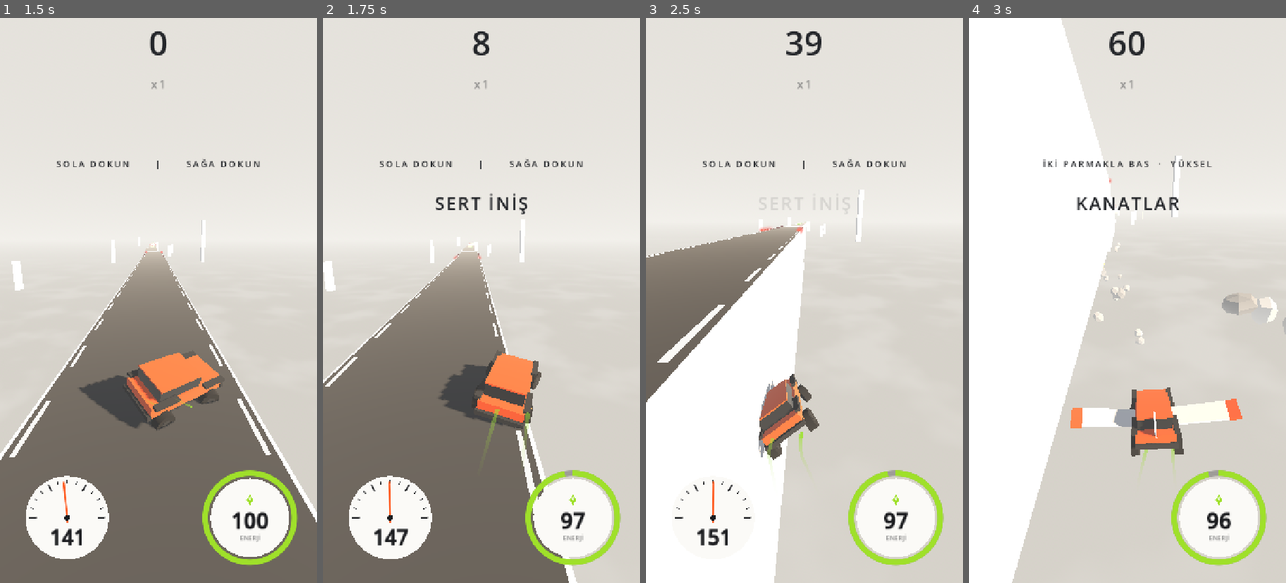
Above: before the commit, frames 1-4 (left to right).
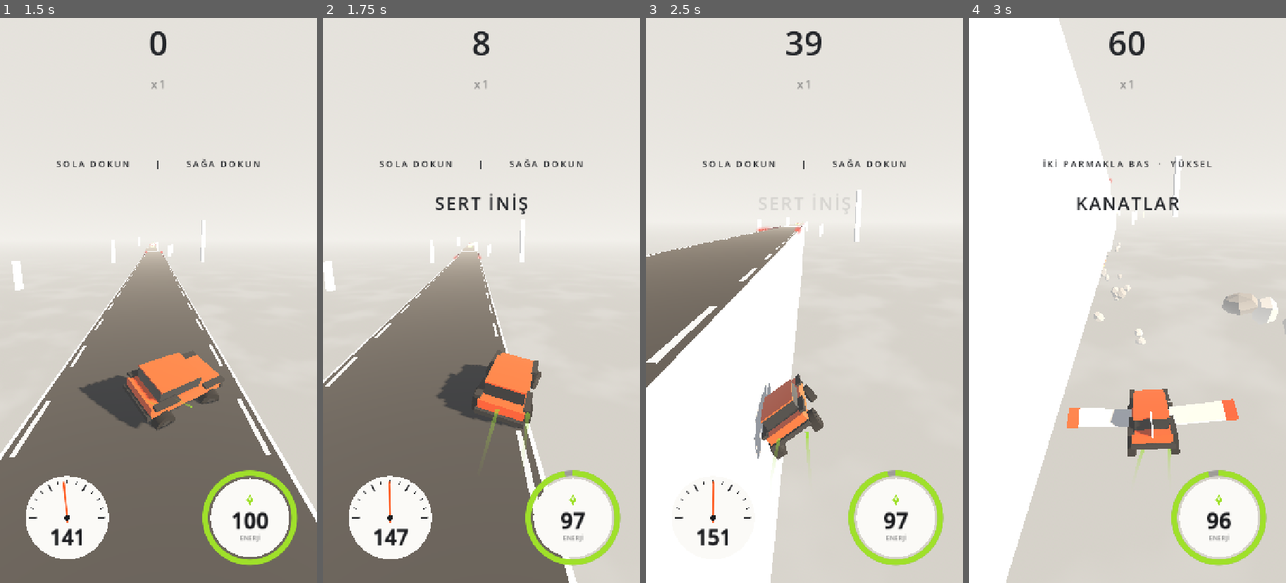
Above: after the commit, the same moments.

Repository: basarbellisan/Runny
Game: Godot game, scene res://scenes/menu.tscn
The game is run twice, just before and just after one commit, with the same random seed, the same clock (stepped at 60 frames per second) and the same inputs.
Inputs (mouse positions are in pixels of both pictures, inside the frame that each line leads up to):
- Up to frame 1 (1.5 s): click "BAŞLA" at 0.5 s; tap Enter at 1.25, 1.35 s; move the mouse to (228, 272) at 1.27 s; hold D from 1.28 s (still down); click (228, 272) at 1.42 s
- Up to frame 2 (1.75 s): keep holding D; tap Space at 1.52 s
- Up to frame 3 (2.5 s): release D at 2 s; drag from (741, 328) to (788, 413) at 2.02 s
- Up to frame 4 (3 s): move the mouse to (1159, 176) at 2.77 s; hold D from 2.78 s (still down); tap Enter at 2.85 s

Frame 1 is identical in both runs. In frame 2, 0.2% of the frame differs, in the area x 35-69%, y 59-73%; in frame 3, 3.4%, in the area x 0-69%, y 30-100%; in frame 4, 1.7%.

Commit message:
Gövde yolların içine girmez: dış noktalar yollara karşı denetlenir (devrilme, takla, kenardan düşme)
Co-Authored-By: Claude Opus 5.5 <noreply@anthropic.com>
Claude-Session: https://claude.ai/code/session_016S88RPn945sNcGg6oLe6PH

Diff:
--- a/scripts/car.gd
+++ b/scripts/car.gd
@@ -134,6 +134,8 @@
 @export var abyss_depth := 30.0
 ## Açık kanatların yandan uzanabildiği mesafe (duvar kontrolü için)
 @export var wing_half_span := 3.6
+## Gövde yolun içine girmesin (devrilirken, takla atarken, kenardan düşerken)
+@export var hull_guard := true
 
 var mode := Mode.DRIVE
 var alive: bool:
@@ -232,6 +234,12 @@
 var reserve_max := 15.0
 var reserve_on := false
 var _launch_vz := 0.0
+## Gövdenin dış noktaları (Body'ye göre; model değişince yeniden hesaplanır)
+var _hull_body := PackedVector3Array()
+var _hull_wheels := PackedVector3Array()
+var _hull_model := -1
+## Gövdenin yolun içine girmemesi için görsel kaldırma (m)
+var _hull_lift := 0.0
 var _default_mask := 1
 var _wing_tween: Tween
 var _touches := {}  # dokunma index -> ekran x
@@ -911,6 +919,8 @@
 	_bounce_v += (-suspension_stiffness * _bounce - suspension_damping * _bounce_v) * delta
 	_bounce = clampf(_bounce + _bounce_v * delta, -0.42, 0.18)
 	_body.position.y = _bounce + _part_lift
+	_keep_hull_out(delta)
+	_body.position.y += _hull_lift
 	_update_wheels(delta)
 	_update_scrape()
 
@@ -974,6 +984,138 @@
 	pitch += pitch_rate * delta
 
 
+## Çarpışma omurgası ince bir kapsül; görünen gövde ise yerdeki orta noktasının
+## etrafında döner. Döndükçe gövdenin köşeleri yolların içine girebilir. Burada
+## gövdenin dış noktaları yollara karşı denetlenir:
+## - yolun üstüne giren nokta: yerdeyken gövde kaldırılır (kenarın üstünde devrilir
+##   gibi), havadayken önce bir teker ya da köşe değer; yolun üstüne kötü duruşla
+##   (yan ya da ters) değdiyse araba o anda çakılır (eskiden gövde yola gömülünce çakılırdı)
+## - yolun yan yüzüne giren nokta: araba yandan dışarı itilir
+func _keep_hull_out(delta: float) -> void:
+	var want := 0.0
+	var active := hull_guard and model != null and collision_mask != 0 \
+		and (mode == Mode.DRIVE or mode == Mode.FALLING)
+	var grounded := mode == Mode.DRIVE and is_on_floor()
+	if active and grounded and absf(_tip) < 0.5:
+		# Yolda düz giderken gövde yola oturur: denetim gerekmez
+		var n := get_floor_normal()
+		active = absf(wrapf(roll - atan2(-n.x, n.y), -PI, PI)) > 0.15 \
+			or absf(wrapf(pitch - atan2(n.z, n.y), -PI, PI)) > 0.15
+	if active:
+		var c := _hull_contacts(global_transform * _body.transform, not grounded)
+		want = c.floor
+		if c.left > 0.0 or c.right > 0.0:
+			# Yan yüze girdik: dışarı it, duvara doğru hız söner
+			global_position.x += c.right - c.left
+			if velocity.x < 0.0 and c.right > 0.0 or velocity.x > 0.0 and c.left > 0.0:
+				velocity.x = 0.0
+		if not grounded and want > 0.05 and _over_road():
+			# Havadan yolun üstüne değdik: yan ya da ters değdiysek çakıldık
+			var n: Vector3 = c.normal
+			var roll_err := absf(wrapf(roll - atan2(-n.x, n.y), -PI, PI))
+			var pitch_err := absf(wrapf(pitch - atan2(n.z, n.y), -PI, PI))
+			if rad_to_deg(maxf(roll_err, pitch_err * 0.5)) > crash_landing_deg:
+				crash("TAKLA ATTIN!" if roll_err > pitch_err else "ÇAKILDIN!")
+				return
+	want = minf(want, 2.0)
+	# Hemen kalkar, yavaşça iner (titremesin)
+	_hull_lift = maxf(want, move_toward(_hull_lift, want, 4.0 * delta))
+
+
+## Arabanın altında (yakında) yol var mı
+func _over_road() -> bool:
+	var from := global_position + Vector3(0, 0.3, 0)
+	var hit := _ray(get_world_3d().direct_space_state, from, from - Vector3(0, 3.0, 0))
+	return not hit.is_empty() and hit.normal.y > 0.6
+
+
+## Gövdenin (xf: Body'nin dünya dönüşümü) yollara girme derinlikleri:
+## floor: yolun üstüne en çok giriş (yukarı kaldırma), normal: o yüzün normali,
+## right/left: sağa/sola itilmesi gereken mesafe (yan yüzlere giriş)
+func _hull_contacts(xf: Transform3D, wheels_too: bool) -> Dictionary:
+	if _hull_model != model.variant or _hull_body.is_empty():
+		_build_hull()
+	var out := {"floor": 0.0, "normal": Vector3.UP, "left": 0.0, "right": 0.0}
+	var space := get_world_3d().direct_space_state
+	# Işınlar kapsülün ortasından (yolların dışında olduğu bilinen nokta) gövde noktalarına
+	var src := global_position + Vector3(0, 0.3, 0)
+	var pts := _hull_body + _hull_wheels if wheels_too else _hull_body
+	for lp in pts:
+		var p: Vector3 = xf * lp
+		var hit := _ray(space, src, p)
+		if hit.is_empty():
+			continue
+		# Işın yolun bir yüzüne girip başka bir yüzünden çıkıyorsa nokta dışarıda
+		# (ör. kenarın ötesinde boşlukta): geriye atılan ışın o çıkış yüzüne çarpar
+		var back := _ray(space, p, src)
+		if not back.is_empty() and (back.position as Vector3).distance_to(hit.position) > 0.02:
+			continue
+		var n: Vector3 = hit.normal
+		var depth: float = ((hit.position as Vector3) - p).dot(n)
+		if depth <= 0.0:
+			continue
+		if n.y > 0.6:
+			if depth / n.y > out.floor:
+				out.floor = depth / n.y
+				out.normal = n
+		elif n.x > 0.6:
+			out.right = maxf(out.right, depth * n.x)
+		elif n.x < -0.6:
+			out.left = maxf(out.left, -depth * n.x)
+	return out
+
+
+## Yollara çarpan dış noktalar: modelin bütün köşelerinden 26 yönde en uçtakiler
+## (gövde ve tekerler ayrı: yolda giderken tekerler yere zaten değer)
+func _build_hull() -> void:
+	_hull_model = model.variant
+	var dirs: Array[Vector3] = []
+	for x in [-1, 0, 1]:
+		for y in [-1, 0, 1]:
+			for z in [-1, 0, 1]:
+				if x != 0 or y != 0 or z != 0:
+					dirs.append(Vector3(x, y, z).normalized())
+	var inv := _body.global_transform.affine_inverse()
+	var best := [[], []]
+	for k in 2:
+		for d in dirs:
+			best[k].append([-INF, Vector3.ZERO])
+	for mi in model.find_children("*", "MeshInstance3D", true, false):
+		var m := mi as MeshInstance3D
+		if m.mesh == null:
+			continue
+		var k := 0
+		for wh in model.wheels:
+			if (wh.mount as Node3D).is_ancestor_of(m):
+				k = 1
+		var t := inv * m.global_transform
+		for v in m.mesh.get_faces():
+			var p: Vector3 = t * v
+			for i in dirs.size():
+				var dot := p.dot(dirs[i])
+				if dot > best[k][i][0]:
+					best[k][i] = [dot, p]
+	_hull_body = PackedVector3Array()
+	_hull_wheels = PackedVector3Array()
+	for k in 2:
+		var arr := _hull_body if k == 0 else _hull_wheels
+		for b in best[k]:
+			if b[0] > -INF and not (b[1] in arr):
+				arr.append(b[1])
+		if k == 0:
+			_hull_body = arr
+		else:
+			_hull_wheels = arr
+
+
+## Test için: gövdenin şu anki duruşta yollara en çok giriş derinliği (m)
+func hull_depth() -> float:
+	if model == null or collision_mask == 0 or mode == Mode.DEAD:
+		return 0.0
+	var c := _hull_contacts(global_transform * _body.transform, false)
+	return maxf(c.floor, maxf(c.left, c.right))
+
+
 ## Bir yan boşluktayken gövde yolun kenarına sürtünür: kıvılcım
 func _update_scrape() -> void:
 	if fx == null:
@@ -998,7 +1140,7 @@
 			# Gövde yatınca/burun kalkınca teker yerde kalır: yay uzar ya da kısalır
 			var c: Vector3 = wh.contact
 			var lift := c.x * sin(roll) - c.z * sin(pitch)
-			target = r + clampf(_wheel_ground[i] - lift - _bounce - _part_lift, -suspension_travel, 0.15)
+			target = r + clampf(_wheel_ground[i] - lift - _bounce - _part_lift - _hull_lift, -suspension_travel, 0.15)
 		else:
 			target -= _bounce
 		var mount: Node3D = wh.mount
--- a/scripts/game.gd
+++ b/scripts/game.gd
@@ -131,6 +131,9 @@
 		"camera": $Camera, "audio": Audio, "trail": car.trail, "speedo": hud.speedometer})
 	# Garajda seçilen araba
 	car.model.variant = int(_args.get("model", _load_save().get_value("car", "model", 1)))
+	# Test: gövde koruması kapalı (karşılaştırma için)
+	if _args.has("nohull"):
+		car.hull_guard = false
 	if _args.has("trail"):
 		car.trail.style = int(_args.trail)
 	roads.keep_history = _args.has("dump_roads")
--- /dev/null
+++ b/tools/hull_test.gd
@@ -0,0 +1,94 @@
+extends SceneTree
+## Test: arabanın gövdesi yolların içine giriyor mu. Her araba için birkaç durum
+## (kenardan devrilme, ters / yan / burun üstü düşüş, yolun yanından dönerek düşme)
+## gövde koruması kapalı ve açıkken denenir; her durumda gövdenin yola en çok
+## girdiği derinlik ve sonuç yazılır.
+## Kullanım: godot --headless --path . --fixed-fps 60 --script res://tools/hull_test.gd [-- --models=1,9 --shots=DIR]
+## --shots ile (ekranlı çalıştırınca) her durumun en derin anının görüntüsü kaydedilir.
+
+const CASES := ["devrilme", "ters", "yan", "burun", "duvar"]
+var _result := ""
+var _args := {}
+
+
+func _initialize() -> void:
+	for a in OS.get_cmdline_user_args():
+		var kv := a.trim_prefix("--").split("=", true, 1)
+		_args[kv[0]] = kv[1] if kv.size() > 1 else ""
+	_run.call_deferred()
+
+
+func _run() -> void:
+	var models := Array(_args.get("models", "1,2,3,4,6,7,8,9").split(",")).map(func(m): return int(m))
+	var cases: Array = Array(_args["cases"].split(",")) if _args.has("cases") else CASES
+	for model in models:
+		for c in cases:
+			var line := "model %d  %-9s" % [model, c]
+			var at := -1
+			for guard in [false, true]:
+				var r: Array = await _one(model, c, guard, at)
+				at = r[2]
+				line += "  |  koruma %s: en derin %.2f m, %s" % ["açık " if guard else "kapalı", r[0], r[1]]
+			print(line)
+	quit()
+
+
+## shot_at: korumalı koşuda görüntü, korumasız koşunun en derin anındaki karede alınır
+func _one(model: int, c: String, guard: bool, shot_at := -1) -> Array:
+	_result = "sağ"
+	var main: Node = (load("res://scenes/main.tscn") as PackedScene).instantiate()
+	root.add_child(main)
+	for i in 3:
+		await physics_frame
+	var car: Car = main.car
+	car.model.variant = model
+	car.hull_guard = guard
+	var roads: RoadGenerator = main.roads
+	car.died.connect(func(reason: String): _result = "PATLADI: " + reason)
+	for i in 30:
+		await physics_frame
+	var s: RoadGenerator.Segment = roads.segment_under(car.global_position)
+	var top := car.global_position.y
+	var edge := s.x + s.width * 0.5
+	car.speed = 30.0
+	match c:
+		"devrilme":
+			# Sağ tekerler yolun dışında: araba kenardan devrilir
+			car.global_position.x = edge - 0.25
+		"ters", "yan", "burun":
+			car.global_position.y = top + 2.5
+			car.velocity = Vector3(0, 0, -30)
+			car._was_on_floor = false
+			if c == "ters":
+				car.roll = PI
+			elif c == "yan":
+				car.roll = PI * 0.5
+			else:
+				car.pitch = -1.3
+		"duvar":
+			# Yolun yanında, dönerek düşer
+			car.global_position = Vector3(edge + 0.9, top + 0.5, car.global_position.z)
+			car.velocity = Vector3(-2, 0, -30)
+			car.roll = 1.2
+			car.roll_rate = -4.0
+			car._set_mode(Car.Mode.FALLING)
+	var deepest := 0.0
+	var deepest_frame := -1
+	for f in 150:
+		await physics_frame
+		if car.mode == Car.Mode.DEAD or car.mode == Car.Mode.FLYING:
+			break
+		var d := car.hull_depth()
+		var shot := f == shot_at
+		if d > deepest:
+			deepest = d
+			deepest_frame = f
+			shot = shot or not guard
+		if shot and _args.has("shots"):
+			await process_frame
+			var img := root.get_viewport().get_texture().get_image()
+			img.save_png("%s/m%d_%s_%s.png" % [_args.shots, model, c, "acik" if guard else "kapali"])
+	var out := [deepest, _result if _result != "sağ" else ("uçuyor" if car.mode == Car.Mode.FLYING else "sağ"), deepest_frame]
+	main.queue_free()
+	await process_frame
+	return out
Not shown, changed: README.md
